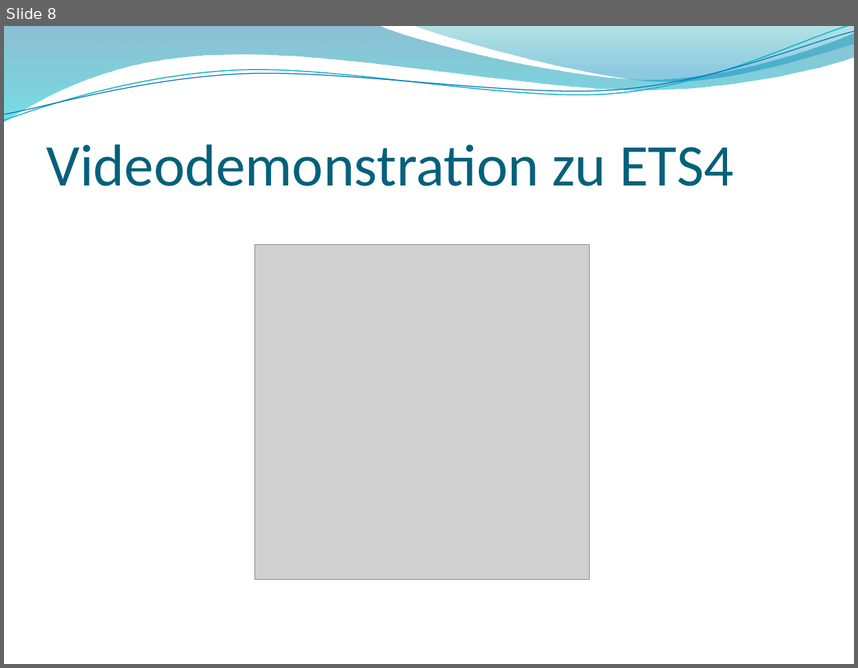
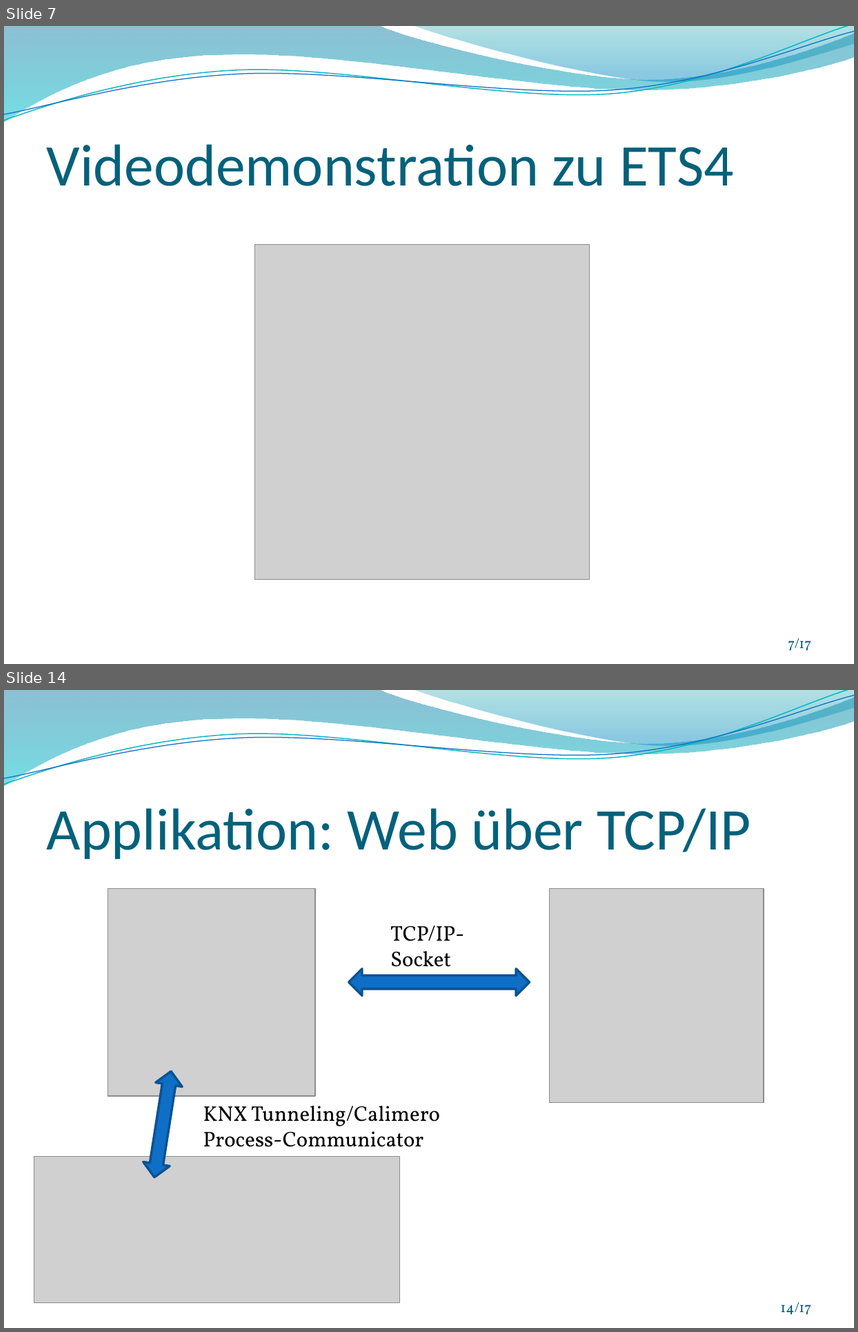
Before and after one commit to thomasfruehwirth/HBA, a slide deck: Praesentation/HBA_KNX_Frueh.pptx. Shown one above the other, each under a label of ours: slide 8 before the commit, slides 7 and 14 after it; the slides between them are not shown. The pictures are 858x668 and 858x1332 pixels, drawn with LibreOffice and Linux fonts; fonts in the diff are those of the drawing; grey boxes stand for pictures; background and template pictures are left out. Boxes give left, top, right and bottom in pixels: in the first picture for what was removed or moved away, otherwise in the second. Text is boxed around its words. In the diff, an @@ line names an element or a change of style, - is before the commit and + after.

```diff
--- a/Praesentation/HBA_KNX_Frueh.pptx
+++ b/Praesentation/HBA_KNX_Frueh.pptx
@@ slide 14 added at (4,690,854,1328), background picture (left out); not listed: 4 template elements that a slide beside it also shows @@
@@ title added at (47,808,751,859), 50 pt, text #04617B @@
+Applikation: Web über TCP/IP
@@ picture added at (107,888,315,1096) @@
@@ picture added at (550,888,764,1103) @@
@@ text added at (390,925,464,976), 18 pt, text #000000 @@
+TCP/IP-
+Socket
@@ left right arrow added at (349,969,530,995), fill #0F6FC6, outline #0B5292 2 pt @@
@@ left right arrow added at (142,1069,184,1179), fill #0F6FC6, outline #0B5292 2 pt @@
@@ text added at (203,1105,440,1156), 18 pt, text #000000 @@
+KNX Tunneling/Calimero Process-Communicator
@@ picture added at (34,1156,399,1302) @@
@@ page number added at (780,1301,811,1314), 12 pt, text #045D75 @@
+14/17
@@ what was slide 8 is now slide 7 @@
@@ slide 7 changed as well @@
@@ page number added at (788,637,811,650), 12 pt, text #045D75 @@
+7/17
```
Also in this commit, not shown: 6 other slides changed, 8 other slides added, 3 slides removed, 43 other files.
